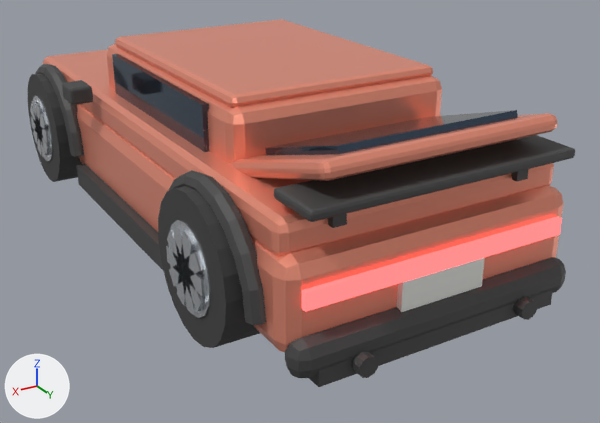
What one commit did to the glTF model game/assets/car.glb.
Camera for both pictures: a camera (50 mm lens) standing at (2.64, 5.18, 2.56) and looking at (-0.2, 0.44, 0.19). Lighting does not change. The marker at lower left points along +X, +Y and +Z. The first picture is the older version. Where no turn or scale is listed for an object, it has been applied to the vertices. Vertices at exactly the same position are counted once.

Before the edit, the objects in view are built like this:
```python
me_cube = bpy.data.meshes.new('Cube')
me_cube.from_pydata(...)  # 1095 vertices, 2026 faces; spans x -1.12..1.12, y -2.29..2.35, z 0.15..1.36
# faces by material slot: [522, 1216, 12, 48, 216, 12]
me_cube.materials.append(mat_bodypaint)  # beige #ffa086
me_cube.materials.append(mat_trimdark)  # dark grey #505050
me_cube.materials.append(mat_plate)  # white #edefea
me_cube.materials.append(mat_glass)  # dark blue #506176
me_cube.materials.append(mat_lightfront)  # pale yellow #fff9e1, glowing beige #ffedbc
me_cube.materials.append(mat_lightrear)  # red #bc3f3f, glowing red #ff5959
me_cube_023 = bpy.data.meshes.new('Cube.023')
me_cube_023.from_pydata(...)  # 72 vertices, 132 faces; spans x -0.85..0.85, y 1.92..2.27, z 0.92..1.1
me_cube_023.materials.append(mat_trimdark)  # dark grey #505050
me_cylinder_005 = bpy.data.meshes.new('Cylinder.005')
me_cylinder_005.from_pydata(...)  # 172 vertices, 292 faces; spans x -0.195..0.195, y -0.44..0.44, z -0.36..0.52
# faces by material slot: [76, 216]
me_cylinder_005.materials.append(mat_tire)  # dark grey #3f3f3f
me_cylinder_005.materials.append(mat_rim)  # white #e1e5ea
ob_body = bpy.data.objects.new('Body', me_cube)
ob_body.location = (0.0, 0.0, 0.0)
ob_spoiler = bpy.data.objects.new('Spoiler', me_cube_023)
ob_spoiler.location = (0.0, 0.0, 0.0)
ob_wheelfr = bpy.data.objects.new('WheelFR', me_cylinder_005)
ob_wheelfr.location = (0.94, -1.45, 0.44)
# also in view: 'WheelRR' at (0.94, 1.45, 0.52)
```
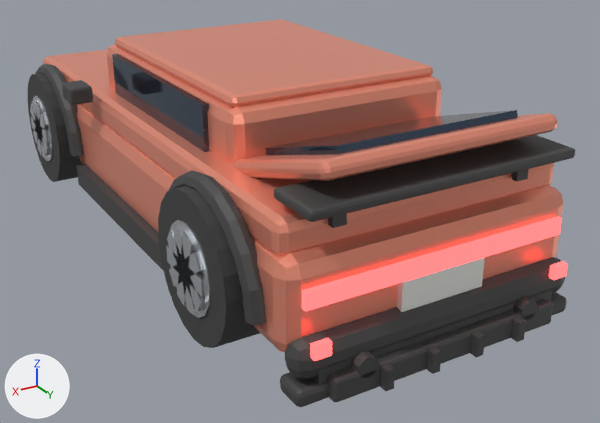
Changed parts and their boxes (x1, y1, x2, y2) in the pictures (600 x 423 px):
'Body', reshaped
    before: (35, 19, 566, 387)
    after: (35, 19, 568, 407)
part 1 of me_cube, added
    after: (327, 298, 553, 402)
part 2 of me_cube, added
    after: (510, 317, 526, 342)
part 3 of me_cube, added
    after: (470, 331, 485, 357)
part 4 of me_cube, added
    after: (426, 347, 441, 374)
part 5 of me_cube, added
    after: (380, 363, 395, 391)
part 6 of me_cube, added
    after: (549, 261, 568, 280)
part 7 of me_cube, added (red)
    after: (310, 338, 332, 361)
part 8 of me_cube, added
    after: (280, 292, 567, 407)

Diff of the bpy script that builds the scene:
```diff
--- a/game/assets/car.glb.py
+++ b/game/assets/car.glb.py
@@ me_cube @@
 # used by ob_body; location = (0.0, 0.0, 0.0)
-me_cube.from_pydata(...)  # 1095 vertices, 2026 faces; spans x -1.12..1.12, y -2.29..2.35, z 0.15..1.36
+me_cube.from_pydata(...)  # 1255 vertices, 2314 faces; spans x -1.12..1.12, y -2.29..2.4, z 0.07..1.36
+# me_cube part 1: the loose piece of 56 vertices spanning x -0.93..0.93, y -2.29..-2.11, z 0.19..0.41 is copied, and the copy is scaled about its middle by (0.819, 0.607, 0.702), then moved by (0.0, 4.5, -0.16); it spans x -0.75..0.75, y 2.25..2.35, z 0.07..0.21
+# me_cube part 2: a new loose piece, a box spanning x -0.475..-0.425, y 2.26..2.4, z 0.08..0.2, in mat_trimdark (dark grey #505050)
+# me_cube part 3: a new loose piece, a box spanning x -0.175..-0.125, y 2.26..2.4, z 0.08..0.2, in mat_trimdark (dark grey #505050)
+# me_cube part 4: a new loose piece, a box spanning x 0.125..0.175, y 2.26..2.4, z 0.08..0.2, in mat_trimdark (dark grey #505050)
+# me_cube part 5: a new loose piece, a box spanning x 0.425..0.475, y 2.26..2.4, z 0.08..0.2, in mat_trimdark (dark grey #505050)
+# me_cube part 6: a new loose piece, a box spanning x -0.85..-0.75, y 2.28..2.32, z 0.34..0.42, in mat_lightrear (red #bc3f3f, glowing red #ff5959)
+# me_cube part 7: a new loose piece, a box spanning x 0.75..0.85, y 2.28..2.32, z 0.34..0.42, in mat_lightrear (red #bc3f3f, glowing red #ff5959)
+# me_cube part 8: a new loose piece of 56 vertices spanning x -0.93..0.93, y 2.1..2.3, z 0.07..0.17, in mat_trimdark (dark grey #505050)
 me_cube.materials.append(mat_bodypaint)
```
